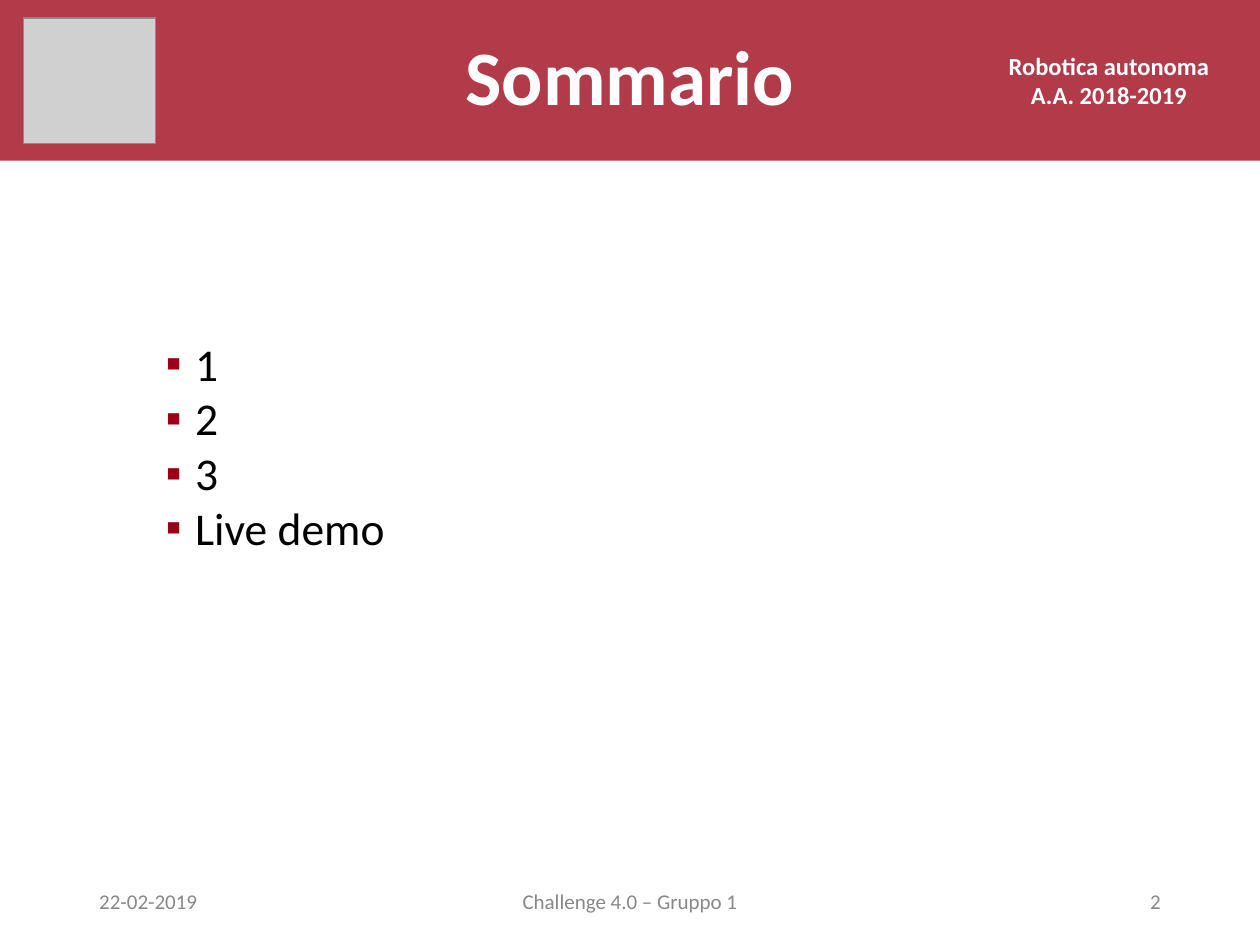
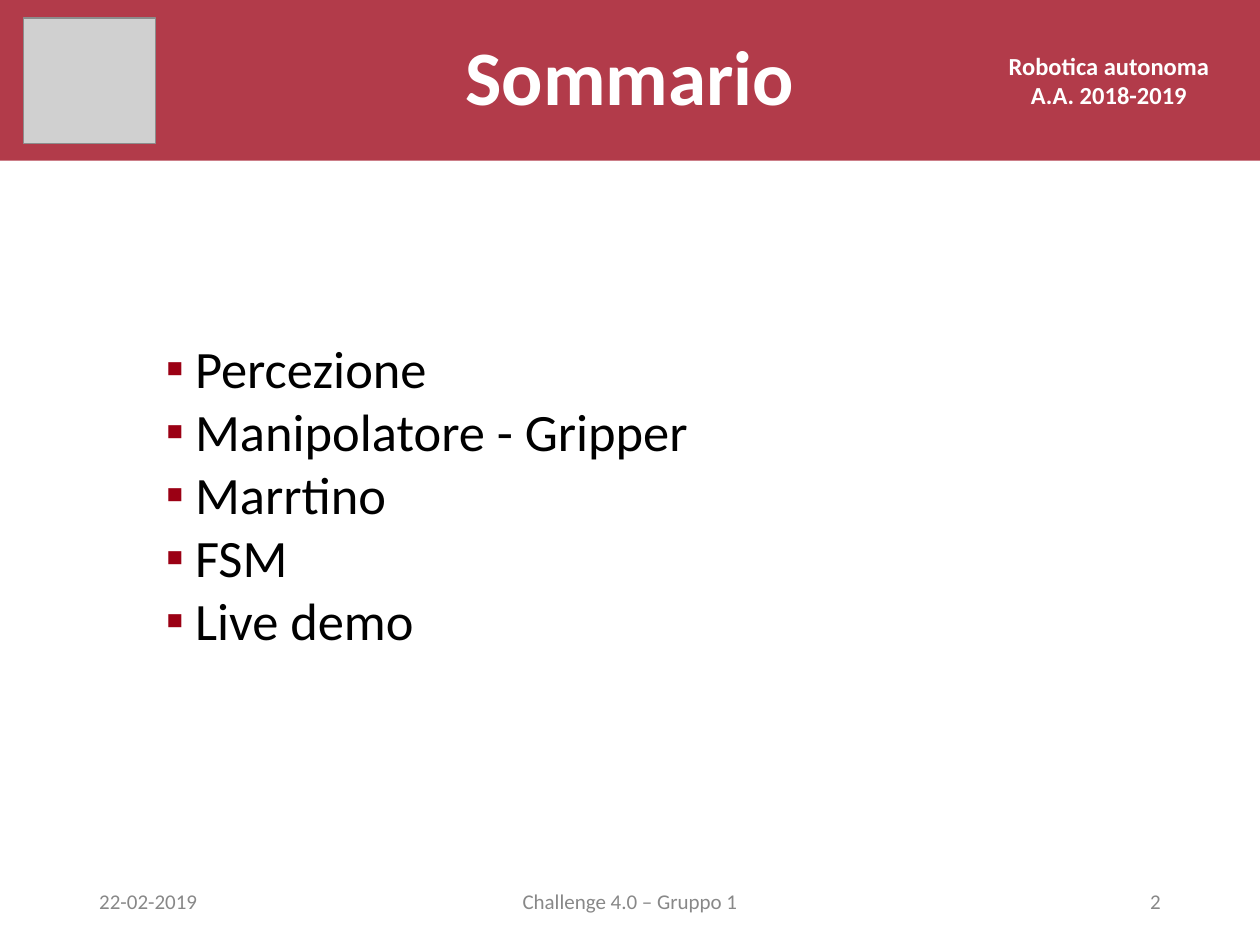
Before and after one commit to eliabntt/Autonomous-Robotics-Cooperation-project, a slide deck: slide 2 of pres.pptx. Drawn at 1260x945 pixels with LibreOffice and Linux fonts; fonts in the diff are those of the drawing; grey boxes stand for pictures. Boxes give left, top, right and bottom in pixels: in the first picture for what was removed or moved away, otherwise in the second. Text is boxed around its words. In the diff, an @@ line names an element or a change of style, - is before the commit and + after.

Commit message:
Updated slides.

```diff
--- a/pres.pptx
+++ b/pres.pptx
@@ text at (195, 352, 688, 578): text changed; size 26 to 30 pt @@
-▪ 1
-▪ 2
-▪ 3
+▪ Percezione
+▪ Manipolatore - Gripper
+▪ Marrtino
+▪ FSM
@@ text at (195, 603, 413, 641): size 26 to 30 pt in "Live demo" @@
```
Also in this commit, not shown: 8 slides added, 1 other file.
